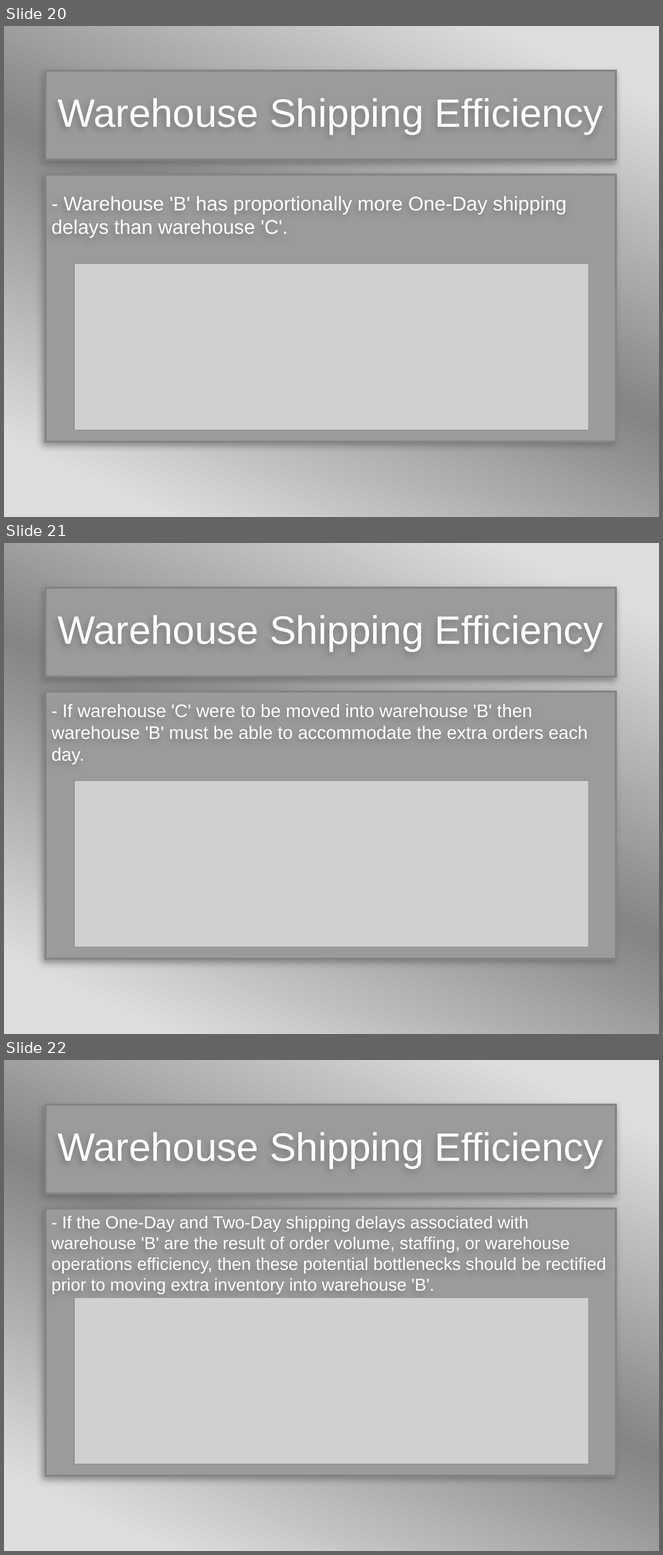
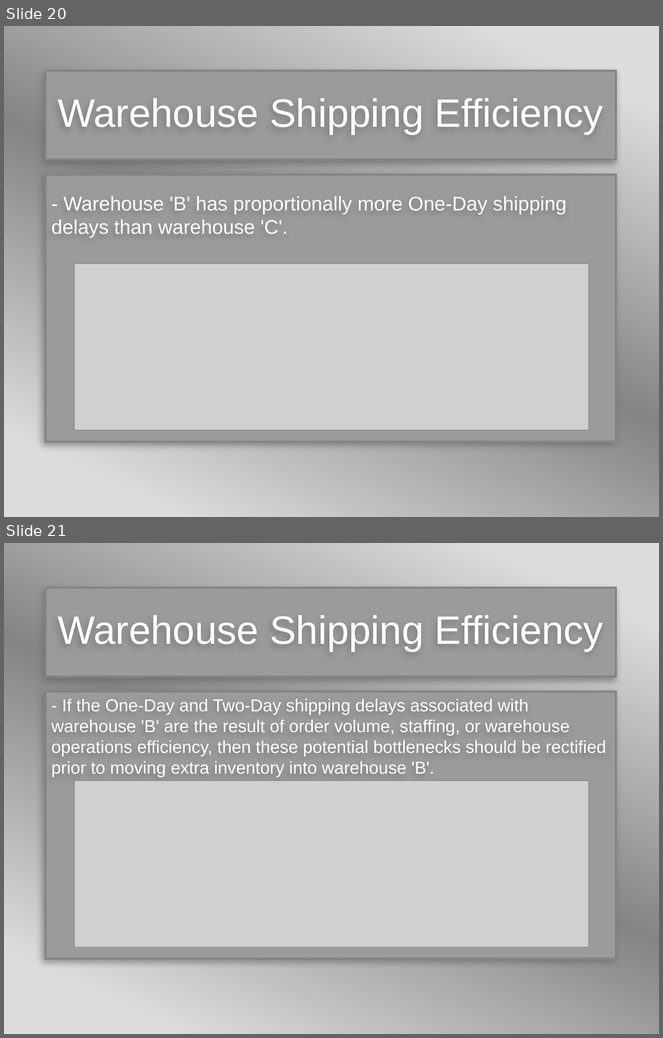
Before and after one commit to BCPMcustom/courseraSQL, a slide deck: Course#10/MintClassics.pptx. Shown one above the other, each under a label of ours: slides 20, 21 and 22 before the commit, slides 20 and 21 after it. The pictures are 663x1555 and 663x1038 pixels, drawn with LibreOffice and Linux fonts; fonts in the diff are those of the drawing; grey boxes stand for pictures; background and template pictures are left out. Boxes give left, top, right and bottom in pixels: in the first picture for what was removed or moved away, otherwise in the second. Text is boxed around its words. In the diff, an @@ line names an element or a change of style, - is before the commit and + after.

```diff
--- a/Course#10/MintClassics.pptx
+++ b/Course#10/MintClassics.pptx
@@ slide 21 removed at box(4, 543, 659, 1034), background gradient #DDDDDD to #858585 @@
@@ rectangle removed at box(46, 588, 617, 677) @@
@@ text removed at box(58, 615, 604, 651) @@
-Warehouse Shipping Efficiency
@@ rectangle removed at box(46, 692, 617, 959) @@
@@ text removed at box(51, 704, 588, 765) @@
-- If warehouse 'C' were to be moved into warehouse 'B' then warehouse 'B' must be able to accommodate the extra orders each day.
@@ picture removed at box(74, 781, 589, 947) @@
@@ what was slide 22 is now slide 21 @@
```
Also in this commit, not shown: 6 slides changed, 1 other file.
